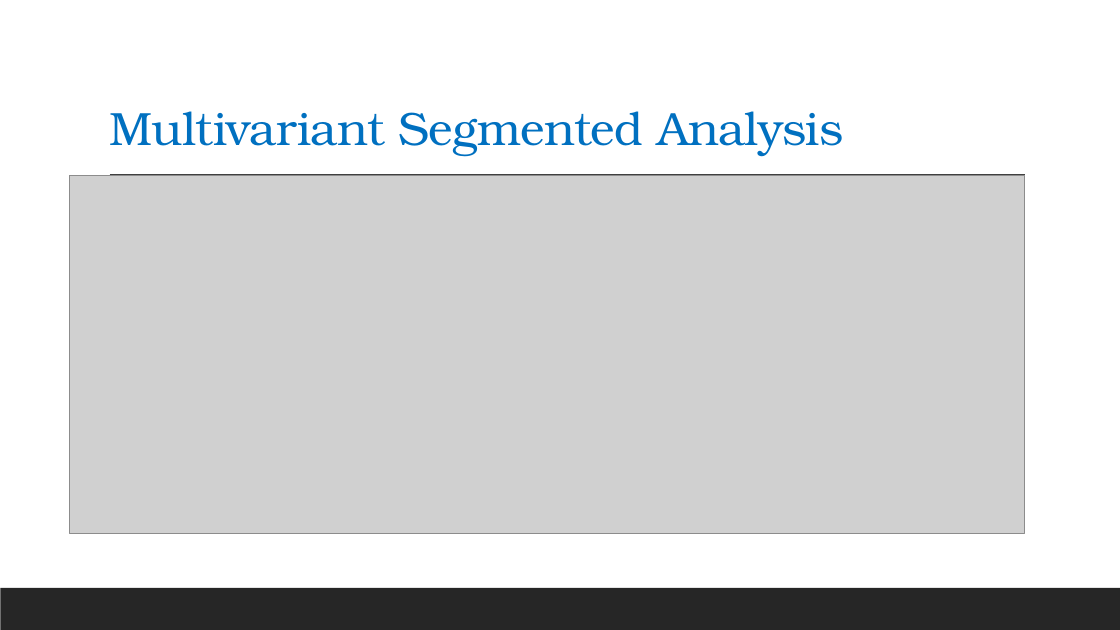
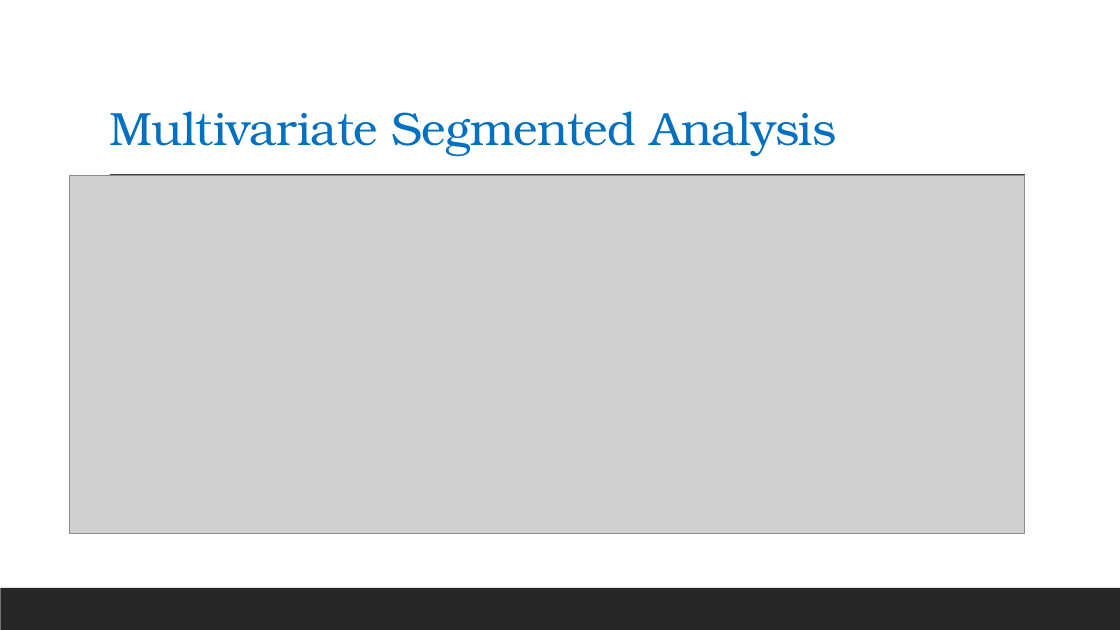
Before and after one commit to mrsivanandareddy/lending-club-case-study, a slide deck: slide 10 of Lending_Club_Case_Study.pptx (slide 26 before the commit). Drawn at 1120x630 pixels with LibreOffice and Linux fonts; fonts in the diff are those of the drawing; grey boxes stand for pictures. Boxes give left, top, right and bottom in pixels: in the first picture for what was removed or moved away, otherwise in the second. Text is boxed around its words. In the diff, an @@ line names an element or a change of style, - is before the commit and + after.

```diff
--- a/Lending_Club_Case_Study.pptx
+++ b/Lending_Club_Case_Study.pptx
@@ title at (x1=109, y1=111, x2=836, y2=155): text changed @@
-Multivariant Segmented Analysis
+Multivariate Segmented Analysis
```
Also in this commit, not shown: 9 other slides changed, 1 slide added, 16 slides removed, 1 other file.
